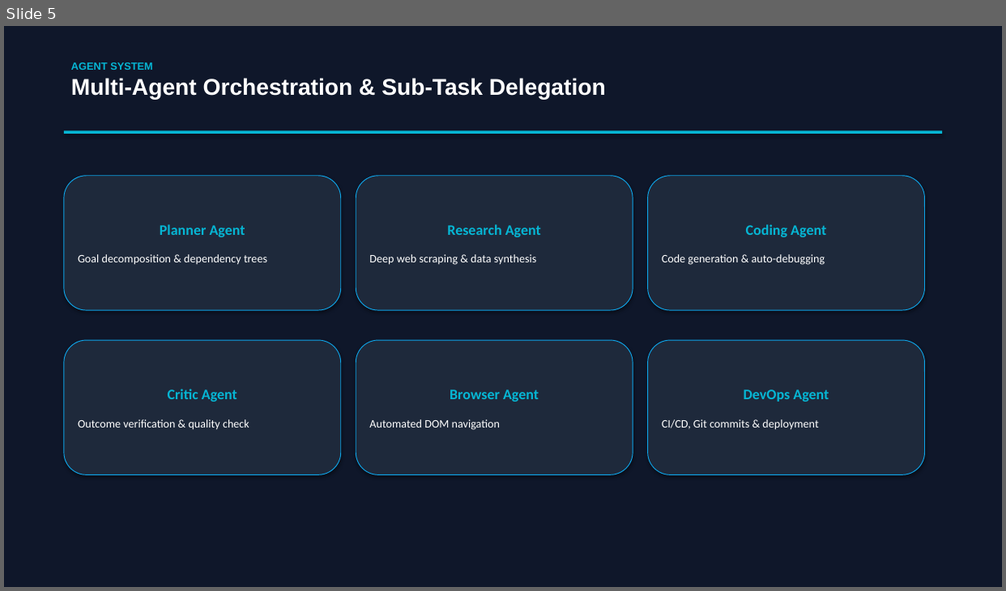
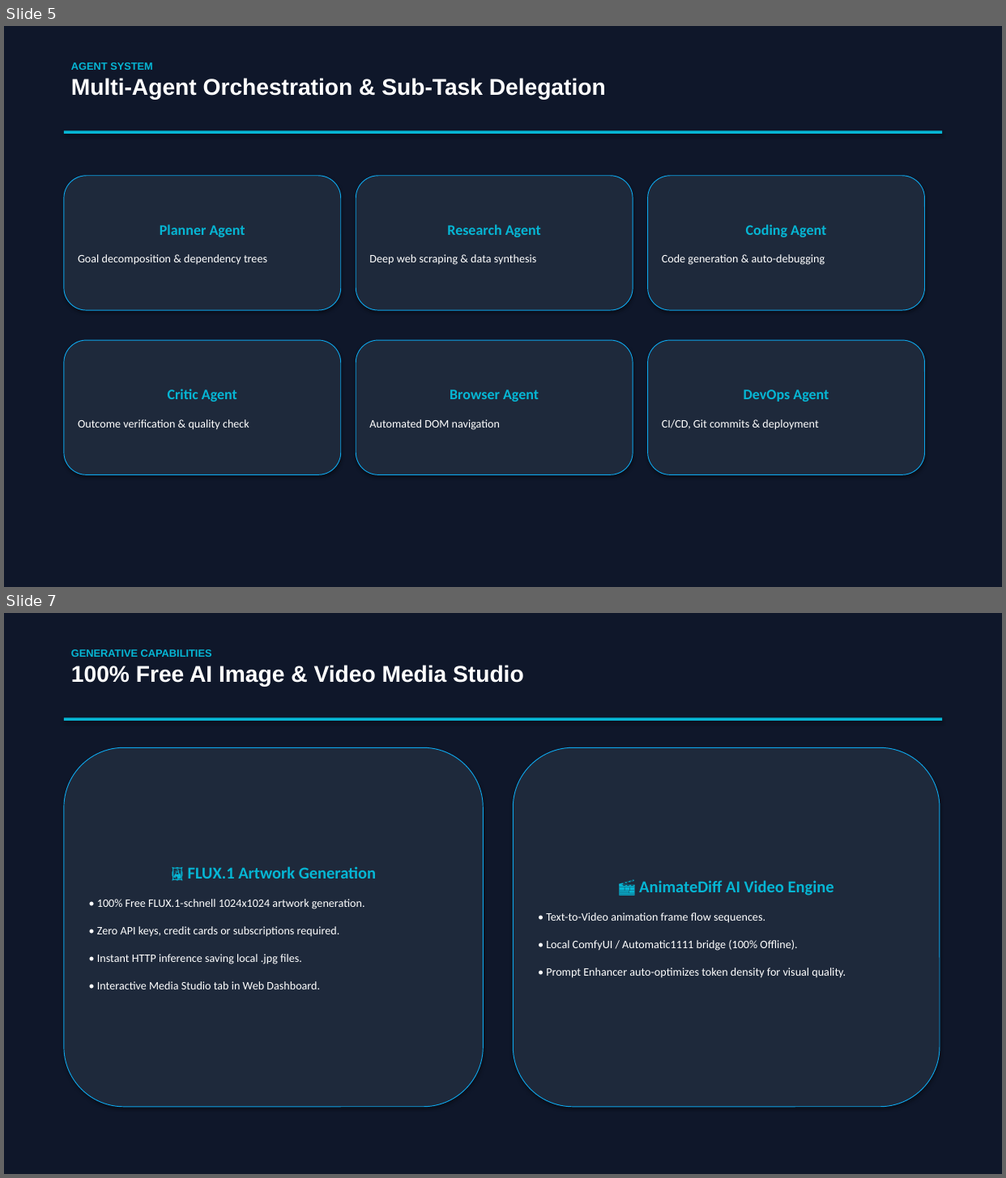
Before and after one commit to hamz963/Friday-AI, a slide deck: SLIDES.pptx. Shown one above the other, each under a label of ours: slide 5 before the commit, slides 5 and 7 after it; the slides between them are not shown. The pictures are 1006x591 and 1006x1178 pixels, drawn with LibreOffice and Linux fonts; fonts in the diff are those of the drawing. Boxes give left, top, right and bottom in pixels: in the first picture for what was removed or moved away, otherwise in the second. Text is boxed around its words. In the diff, an @@ line names an element or a change of style, - is before the commit and + after.

Commit message:
docs: Updated Proposal and Presentation Decks with Free AI Media Studio and Odysseus.ai benchmark

```diff
--- a/SLIDES.pptx
+++ b/SLIDES.pptx
@@ slide 7 added at bbox=[4, 613, 1002, 1174], background #FFFFFF @@
@@ rectangle added at bbox=[4, 613, 1002, 1174], fill #0F172A @@
@@ text added at bbox=[71, 649, 524, 687], 22 pt, text #FFFFFF, bold @@
+GENERATIVE CAPABILITIES
+100% Free AI Image & Video Media Studio
@@ rectangle added at bbox=[64, 717, 942, 721], fill #06B6D4 @@
@@ rounded rectangle added at bbox=[64, 747, 484, 1107], fill #1E293B, outline #0EA5E9 0.75 pt, 11 pt, text #FFFFFF @@
+🖼️ FLUX.1 Artwork Generation
+• 100% Free FLUX.1-schnell 1024x1024 artwork generation.
+• Zero API keys, credit cards or subscriptions required.
+• Instant HTTP inference saving local .jpg files.
+• Interactive Media Studio tab in Web Dashboard.
@@ rounded rectangle added at bbox=[513, 747, 940, 1107], fill #1E293B, outline #0EA5E9 0.75 pt, 11 pt, text #FFFFFF @@
+🎬 AnimateDiff AI Video Engine
+• Text-to-Video animation frame flow sequences.
+• Local ComfyUI / Automatic1111 bridge (100% Offline).
+• Prompt Enhancer auto-optimizes token density for visual quality.
```
Also in this commit, not shown: 2 slides changed, 1 other slide added, 2 slides removed, 4 other files.
